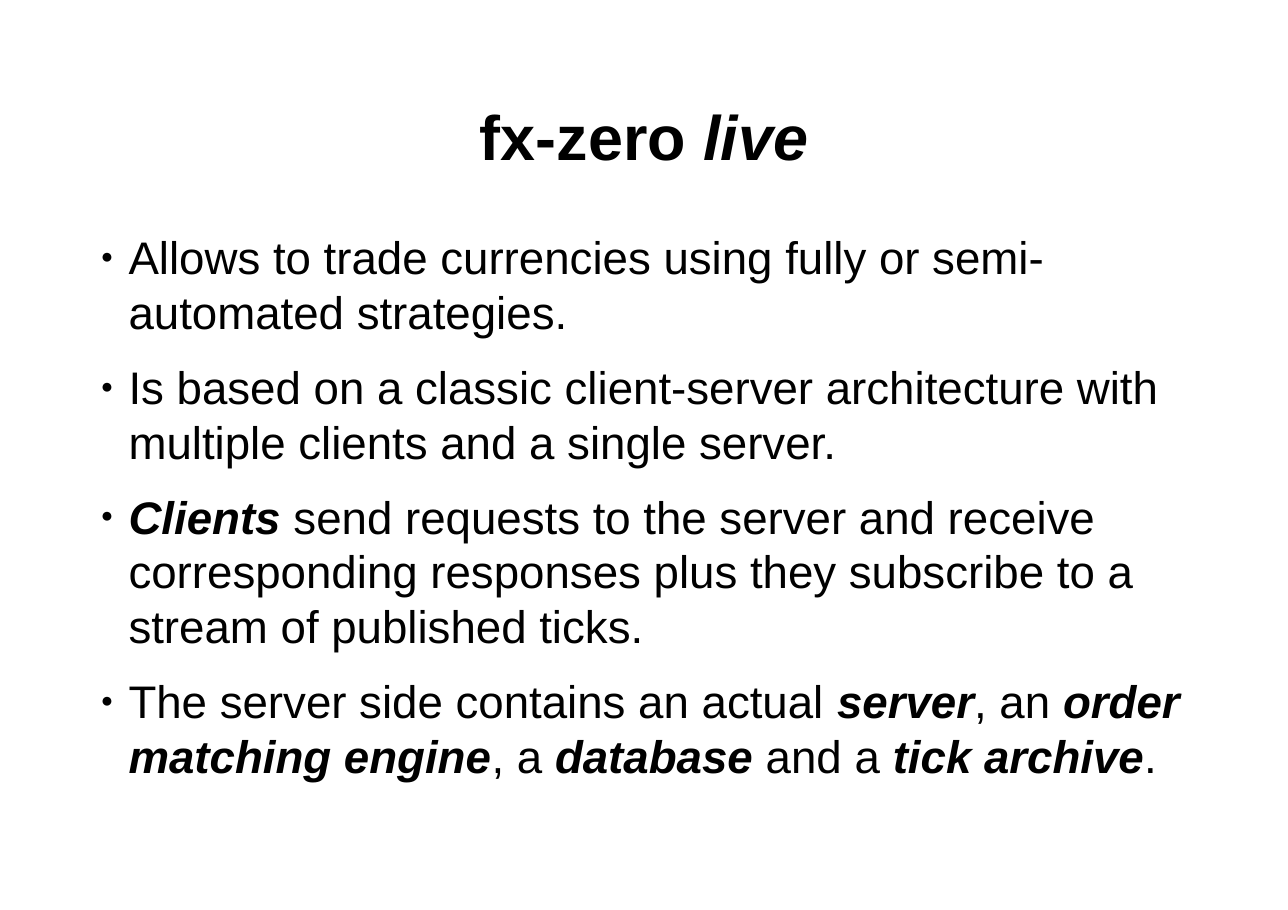
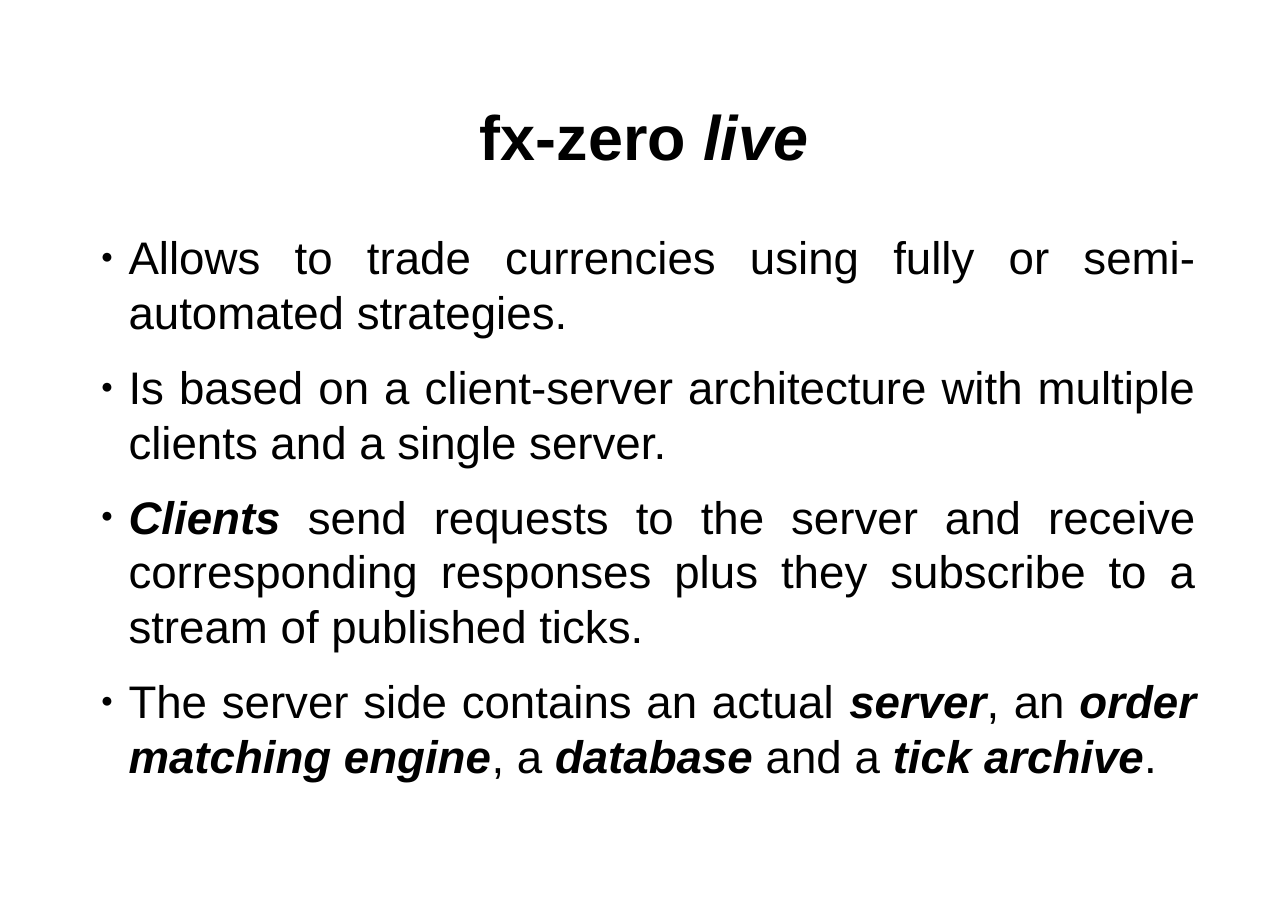
Before and after one commit to hsk81/fx-zero, a slide deck: slide 4 of doc/presentation/fx-zero.odp (slide 3 before the commit). Drawn at 1288x910 pixels with LibreOffice and Linux fonts; fonts in the diff are those of the drawing. Boxes give left, top, right and bottom in pixels: in the first picture for what was removed or moved away, otherwise in the second. Text is boxed around its words. In the diff, an @@ line names an element or a change of style, - is before the commit and + after.

```diff
--- a/doc/presentation/fx-zero.odp
+++ b/doc/presentation/fx-zero.odp
@@ text at (129, 241, 1196, 782): alignment left to justified @@
@@ text at (129, 371, 1195, 468): text changed @@
-● Is based on a classic client-server architecture with multiple clients and a single server.
+● Is based on a client-server architecture with multiple clients and a single server.
```
Also in this commit, not shown: 4 other slides changed, 11 slides added, 3 other files.
